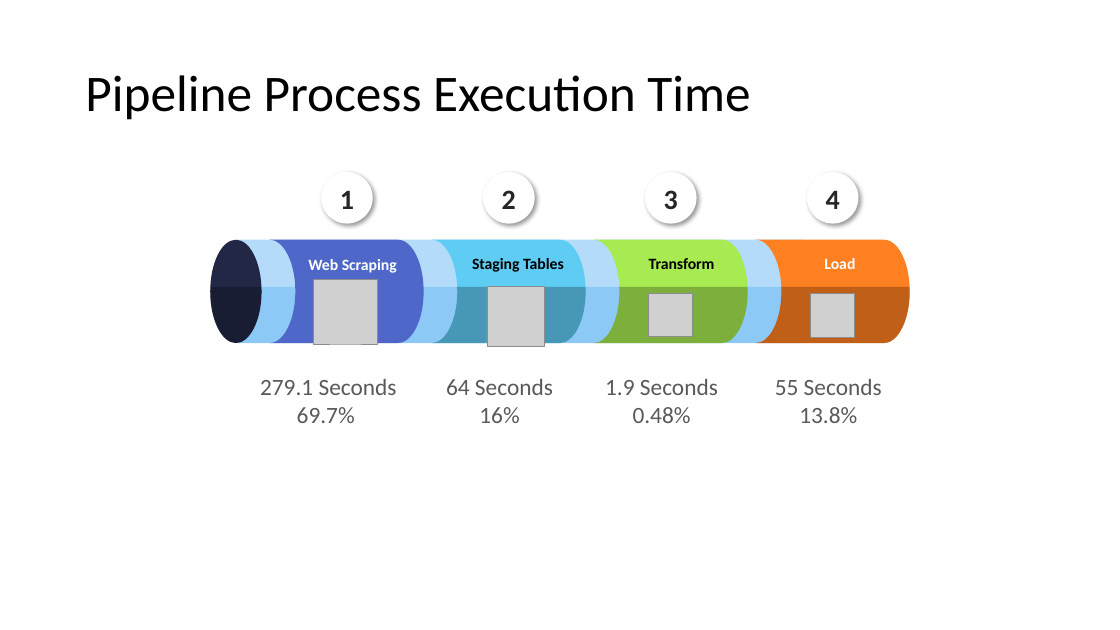
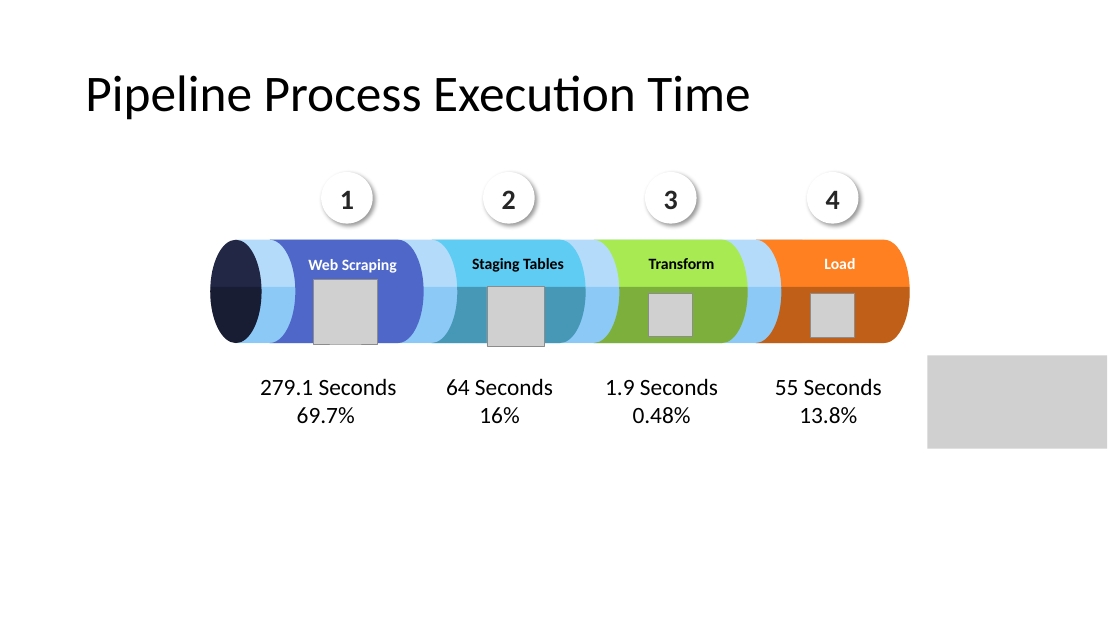
Before and after one commit to shalabyamr/Web_Maps_with_Auto_ML_Forecasts, a slide deck: slide 2 of Report/Pipeline_Process.pptx. Drawn at 1120x630 pixels with LibreOffice and Linux fonts; fonts in the diff are those of the drawing; grey boxes stand for pictures. Boxes give left, top, right and bottom in pixels: in the first picture for what was removed or moved away, otherwise in the second. Text is boxed around its words. In the diff, an @@ line names an element or a change of style, - is before the commit and + after.

```diff
--- a/Report/Pipeline_Process.pptx
+++ b/Report/Pipeline_Process.pptx
@@ picture added at (x1=928, y1=355, x2=1107, y2=449) @@
@@ text colour #595959 to #000000 in 4 elements at (x1=260, y1=378, x2=397, y2=423), (x1=775, y1=378, x2=882, y2=423), (x1=446, y1=378, x2=553, y2=423), (x1=605, y1=378, x2=718, y2=423) @@
```
Also in this commit, not shown: 1 other file.
